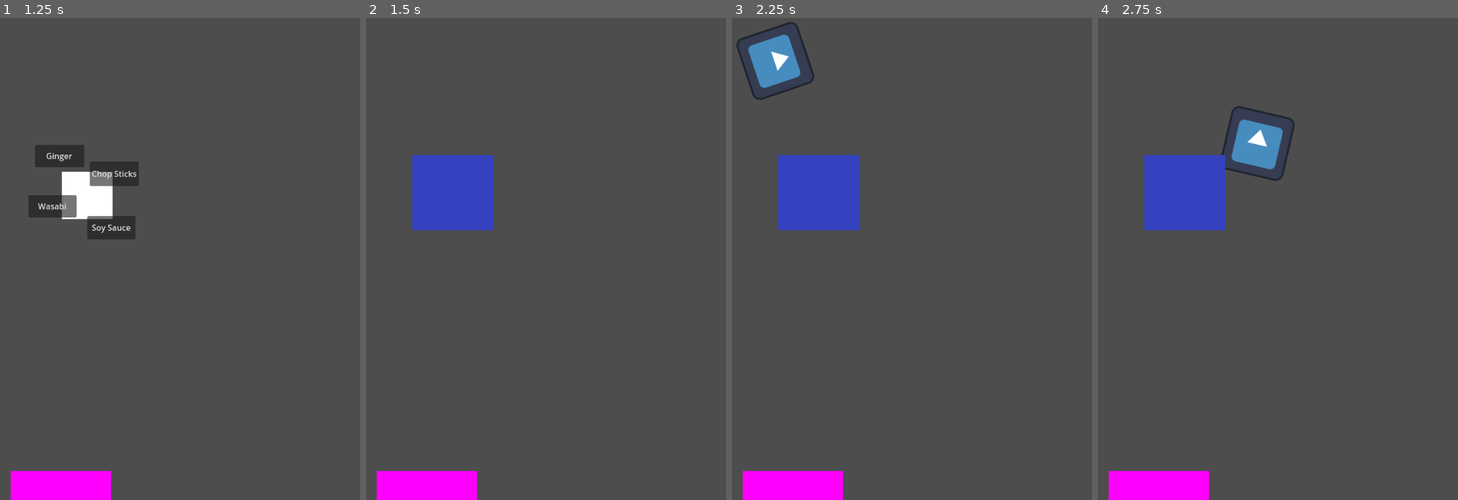
Above: before the commit, frames 1-4 (left to right).
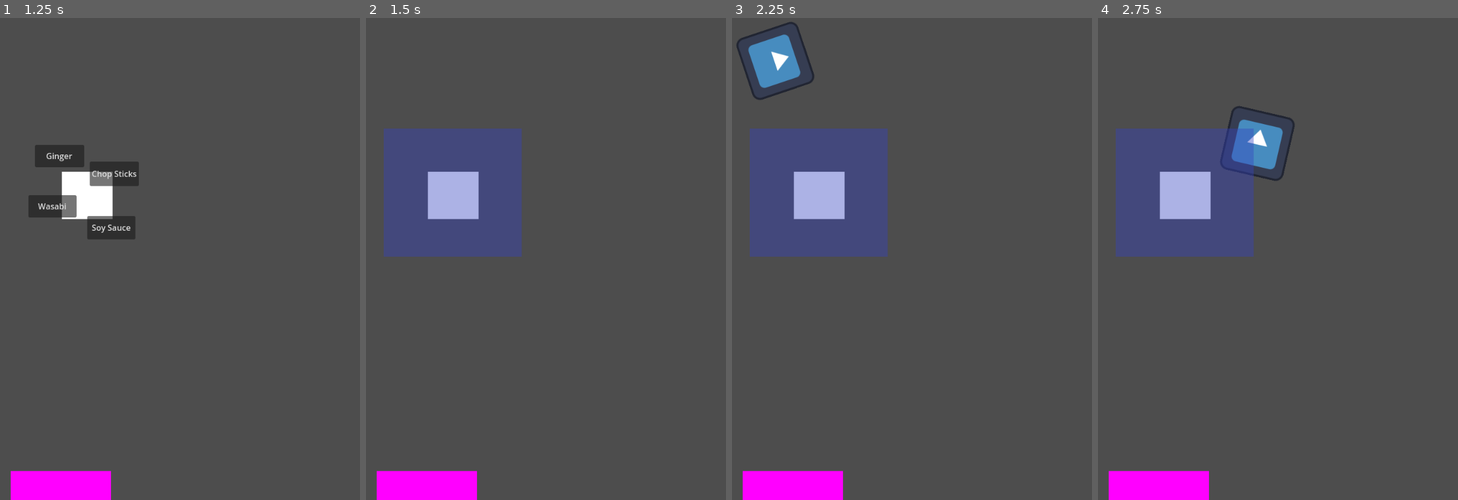
Above: after the commit, the same moments.

Repository: john9francis/sushi-attack
Game: Godot game, scene res://scripts/main.tscn
The game is run twice, just before and just after one commit, with the same random seed, the same clock (stepped at 60 frames per second) and the same inputs. The engine's default icon, where the game draws it, is replaced by a stand-in: a white triangle on a blue panel in a dark square.
Inputs (mouse positions are in pixels of both pictures, inside the frame that each line leads up to):
- Up to frame 1 (1.25 s): tap Enter at 0.5 s; move the mouse to (90, 191) at 0.52 s; press the mouse at (90, 191) at 0.53 s
- Up to frame 2 (1.5 s): release the mouse at (456, 191) at 1.25 s; click "Chop Sticks" at 1.25 s
- Up to frame 3 (2.25 s): tap Space at 2 s; move the mouse to (818, 273) at 2.02 s; click (818, 273) at 2.1 s
- Up to frame 4 (2.75 s): no input

Frame 1 is identical in both runs. In frame 2, 10% of the frame differs, in the area x 4-44%, y 22-50%; in frame 3, 10%; in frame 4, 10%.

Commit message:
setting up cs tower

Diff:
--- /dev/null
+++ b/scripts/cs_tower.gd
@@ -0,0 +1,11 @@
+extends Area2D
+
+
+# Called when the node enters the scene tree for the first time.
+func _ready():
+	pass # Replace with function body.
+
+
+# Called every frame. 'delta' is the elapsed time since the previous frame.
+func _process(delta):
+	pass
--- a/scripts/cs_tower.tscn
+++ b/scripts/cs_tower.tscn
@@ -1,16 +1,21 @@
-[gd_scene load_steps=3 format=3 uid="uid://bul6um5k465t1"]
+[gd_scene load_steps=4 format=3 uid="uid://bul6um5k465t1"]
+
+[ext_resource type="Script" path="res://scripts/cs_tower.gd" id="1_jvirs"]
 
 [sub_resource type="CircleShape2D" id="CircleShape2D_ewmki"]
-radius = 113.159
+radius = 180.069
 
 [sub_resource type="CanvasTexture" id="CanvasTexture_sle01"]
 
 [node name="cs_tower" type="Area2D"]
+script = ExtResource("1_jvirs")
 
 [node name="CollisionShape2D" type="CollisionShape2D" parent="."]
 shape = SubResource("CircleShape2D_ewmki")
 
 [node name="Sprite2D" type="Sprite2D" parent="."]
-modulate = Color(0.203922, 0.258824, 0.752941, 1)
-scale = Vector2(160.75, 147.25)
+modulate = Color(0.203922, 0.258824, 0.752941, 0.407843)
+scale = Vector2(271.688, 252.813)
 texture = SubResource("CanvasTexture_sle01")
+
+[node name="KillMobTimer" type="Timer" parent="."]
